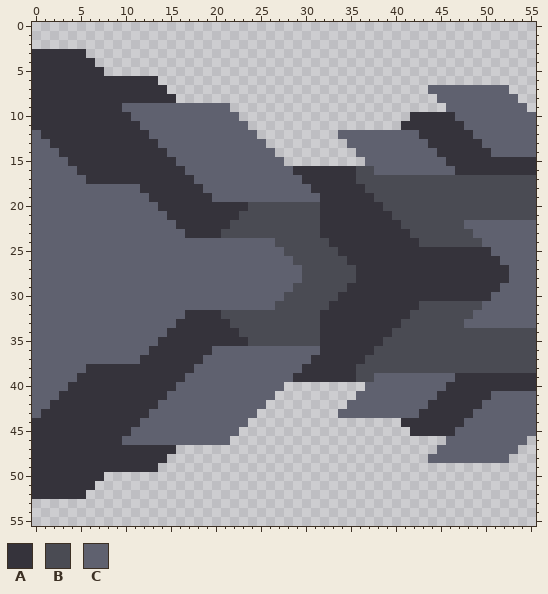
File history of a pixel-art sprite, sprites/units/outburst-leg.png. Above is the file before it was changed.
The file is 56x56 pixels.
Palette (. is transparent): A #35333b  B #4a4b53  C #5f616f
Pixels before (only the part around the change), first column x 0:
 0 ........................................................
 1 ........................................................
 2 ........................................................
 3 AAAAAA..................................................
 4 AAAAAAA.................................................
 5 AAAAAAAA................................................
 6 AAAAAAAAAAAAAA..........................................
 7 AAAAAAAAAAAAAAA.............................CCCCCCCCC...
 8 AAAAAAAAAAAAAAAA.............................CCCCCCCCC..
 9 AAAAAAAAAACCCCCCCCCCCC........................CCCCCCCCC.
10 AAAAAAAAAAACCCCCCCCCCCC...................AAAAACCCCCCCCC
11 AAAAAAAAAAAACCCCCCCCCCCC.................AAAAAAACCCCCCCC
12 CAAAAAAAAAAAACCCCCCCCCCCC.........CCCCCCCCCAAAAAACCCCCCC
13 CCAAAAAAAAAAAACCCCCCCCCCCC.........CCCCCCCCCAAAAAACCCCCC
14 CCCAAAAAAAAAAAACCCCCCCCCCCC.........CCCCCCCCCAAAAAACCCCC
15 CCCCAAAAAAAAAAAACCCCCCCCCCCC.........CCCCCCCCCAAAAAAAAAA
16 CCCCCAAAAAAAAAAAACCCCCCCCCCCCAAAAAAABBCCCCCCCCCAAAAAAAAA
17 CCCCCCAAAAAAAAAAAACCCCCCCCCCCCAAAAAABBBBBBBBBBBBBBBBBBBB
18 CCCCCCCCCCCCAAAAAAACCCCCCCCCCCCAAAAAABBBBBBBBBBBBBBBBBBB
19 CCCCCCCCCCCCCAAAAAAACCCCCCCCCCCCAAAAAABBBBBBBBBBBBBBBBBB
20 CCCCCCCCCCCCCCAAAAAAAAAABBBBBBBBAAAAAAABBBBBBBBBBBBBBBBB
21 CCCCCCCCCCCCCCCAAAAAAAABBBBBBBBBAAAAAAAABBBBBBBBBBBBBBBB
22 CCCCCCCCCCCCCCCCAAAAAABBBBBBBBBBAAAAAAAAABBBBBBBCCCCCCCC
23 CCCCCCCCCCCCCCCCCAAAABBBBBBBBBBBAAAAAAAAAABBBBBBBCCCCCCC
24 CCCCCCCCCCCCCCCCCCCCCCCCCCCBBBBBBAAAAAAAAAABBBBBBBCCCCCC
25 CCCCCCCCCCCCCCCCCCCCCCCCCCCCBBBBBBAAAAAAAAAAAAAAAAACCCCC
26 CCCCCCCCCCCCCCCCCCCCCCCCCCCCCBBBBBBAAAAAAAAAAAAAAAAACCCC
27 CCCCCCCCCCCCCCCCCCCCCCCCCCCCCCBBBBBBAAAAAAAAAAAAAAAAACCC
28 CCCCCCCCCCCCCCCCCCCCCCCCCCCCCCBBBBBBAAAAAAAAAAAAAAAAACCC
29 CCCCCCCCCCCCCCCCCCCCCCCCCCCCCBBBBBBAAAAAAAAAAAAAAAAACCCC
30 CCCCCCCCCCCCCCCCCCCCCCCCCCCCBBBBBBAAAAAAAAAAAAAAAAACCCCC
31 CCCCCCCCCCCCCCCCCCCCCCCCCCCBBBBBBAAAAAAAAAABBBBBBBCCCCCC
32 CCCCCCCCCCCCCCCCCAAAABBBBBBBBBBBAAAAAAAAAABBBBBBBCCCCCCC
33 CCCCCCCCCCCCCCCCAAAAAABBBBBBBBBBAAAAAAAAABBBBBBBCCCCCCCC
34 CCCCCCCCCCCCCCCAAAAAAAABBBBBBBBBAAAAAAAABBBBBBBBBBBBBBBB
35 CCCCCCCCCCCCCCAAAAAAAAAABBBBBBBBAAAAAAABBBBBBBBBBBBBBBBB
36 CCCCCCCCCCCCCAAAAAAACCCCCCCCCCCCAAAAAABBBBBBBBBBBBBBBBBB
37 CCCCCCCCCCCCAAAAAAACCCCCCCCCCCCAAAAAABBBBBBBBBBBBBBBBBBB
38 CCCCCCAAAAAAAAAAAACCCCCCCCCCCCAAAAAABBBBBBBBBBBBBBBBBBBB
39 CCCCCAAAAAAAAAAAACCCCCCCCCCCCAAAAAAABBCCCCCCCCCAAAAAAAAA
40 CCCCAAAAAAAAAAAACCCCCCCCCCCC.........CCCCCCCCCAAAAAAAAAA
41 CCCAAAAAAAAAAAACCCCCCCCCCCC.........CCCCCCCCCAAAAAACCCCC
42 CCAAAAAAAAAAAACCCCCCCCCCCC.........CCCCCCCCCAAAAAACCCCCC
43 CAAAAAAAAAAAACCCCCCCCCCCC.........CCCCCCCCCAAAAAACCCCCCC
44 AAAAAAAAAAAACCCCCCCCCCCC.................AAAAAAACCCCCCCC
45 AAAAAAAAAAACCCCCCCCCCCC...................AAAAACCCCCCCCC
46 AAAAAAAAAACCCCCCCCCCCC........................CCCCCCCCC.
47 AAAAAAAAAAAAAAAA.............................CCCCCCCCC..
48 AAAAAAAAAAAAAAA.............................CCCCCCCCC...
49 AAAAAAAAAAAAAA..........................................
50 AAAAAAAA................................................
51 AAAAAAA.................................................
52 AAAAAA..................................................
53 ........................................................
54 ........................................................
55 ........................................................
The result:
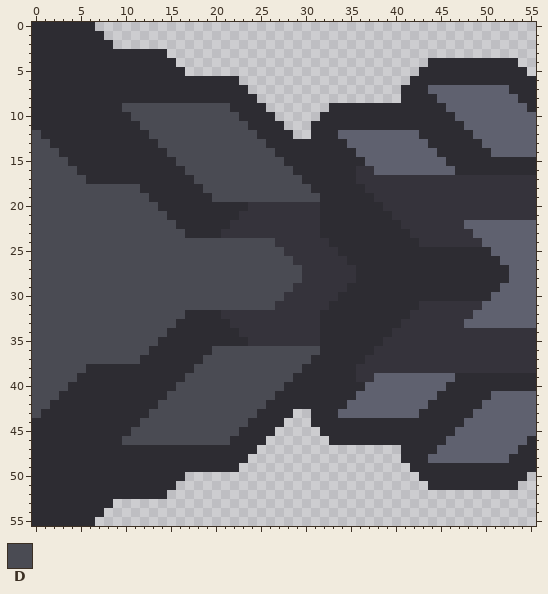
Colours new in this view: D #4a4b53
Edits made:
colour A: #35333b -> #2d2c32
colour B: #4a4b53 -> #35333b
Changed rows in their new state; - is a pixel that keeps its letter.
first column x 0:
 0 AAAAAAA-------------------------------------------------
 1 AAAAAAAA------------------------------------------------
 2 AAAAAAAAA-----------------------------------------------
 3 ------AAAAAAAAA-----------------------------------------
 4 -------AAAAAAAAA----------------------------AAAAAAAAAA--
 5 --------AAAAAAAAA--------------------------AAAAAAAAAAAA-
 6 --------------AAAAAAAAA-------------------AAAAAAAAAAAAAA
 7 ---------------AAAAAAAAA-----------------AAA---------AAA
 8 ----------------AAAAAAAAA----------------AAAA---------AA
 9 ----------DDDDDDDDDDDDAAAA-------AAAAAAAAAAAAA---------A
10 -----------DDDDDDDDDDDDAAAA-----AAAAAAAAAA--------------
11 ------------DDDDDDDDDDDDAAAA---AAAAAAAAAA---------------
12 D------------DDDDDDDDDDDDAAAA--AAA----------------------
13 DD------------DDDDDDDDDDDDAAAAAAAAA---------------------
14 DDD------------DDDDDDDDDDDDAAAAAAAAA--------------------
15 DDDD------------DDDDDDDDDDDDAAAAAAAAA-------------------
16 DDDDD------------DDDDDDDDDDDD---------------------------
17 DDDDDD------------DDDDDDDDDDDD--------------------------
18 DDDDDDDDDDDD-------DDDDDDDDDDDD-------------------------
19 DDDDDDDDDDDDD-------DDDDDDDDDDDD------------------------
20 DDDDDDDDDDDDDD------------------------------------------
21 DDDDDDDDDDDDDDD-----------------------------------------
22 DDDDDDDDDDDDDDDD----------------------------------------
23 DDDDDDDDDDDDDDDDD---------------------------------------
24 DDDDDDDDDDDDDDDDDDDDDDDDDDD-----------------------------
25 DDDDDDDDDDDDDDDDDDDDDDDDDDDD----------------------------
26 DDDDDDDDDDDDDDDDDDDDDDDDDDDDD---------------------------
27 DDDDDDDDDDDDDDDDDDDDDDDDDDDDDD--------------------------
28 DDDDDDDDDDDDDDDDDDDDDDDDDDDDDD--------------------------
29 DDDDDDDDDDDDDDDDDDDDDDDDDDDDD---------------------------
30 DDDDDDDDDDDDDDDDDDDDDDDDDDDD----------------------------
31 DDDDDDDDDDDDDDDDDDDDDDDDDDD-----------------------------
32 DDDDDDDDDDDDDDDDD---------------------------------------
33 DDDDDDDDDDDDDDDD----------------------------------------
34 DDDDDDDDDDDDDDD-----------------------------------------
35 DDDDDDDDDDDDDD------------------------------------------
36 DDDDDDDDDDDDD-------DDDDDDDDDDDD------------------------
37 DDDDDDDDDDDD-------DDDDDDDDDDDD-------------------------
38 DDDDDD------------DDDDDDDDDDDD--------------------------
39 DDDDD------------DDDDDDDDDDDD---------------------------
40 DDDD------------DDDDDDDDDDDDAAAAAAAAA-------------------
41 DDD------------DDDDDDDDDDDDAAAAAAAAA--------------------
42 DD------------DDDDDDDDDDDDAAAAAAAAA---------------------
43 D------------DDDDDDDDDDDDAAAA--AAA----------------------
44 ------------DDDDDDDDDDDDAAAA---AAAAAAAAAA---------------
45 -----------DDDDDDDDDDDDAAAA-----AAAAAAAAAA--------------
46 ----------DDDDDDDDDDDDAAAA-------AAAAAAAAAAAAA---------A
47 ----------------AAAAAAAAA----------------AAAA---------AA
48 ---------------AAAAAAAAA-----------------AAA---------AAA
49 --------------AAAAAAAAA-------------------AAAAAAAAAAAAAA
50 --------AAAAAAAAA--------------------------AAAAAAAAAAAA-
51 -------AAAAAAAAA----------------------------AAAAAAAAAA--
52 ------AAAAAAAAA-----------------------------------------
53 AAAAAAAAA-----------------------------------------------
54 AAAAAAAA------------------------------------------------
55 AAAAAAA-------------------------------------------------
Changed places in both pictures, as pixel boxes (x1, y1, x2, y2):
changed: (32, 22, 536, 526)
